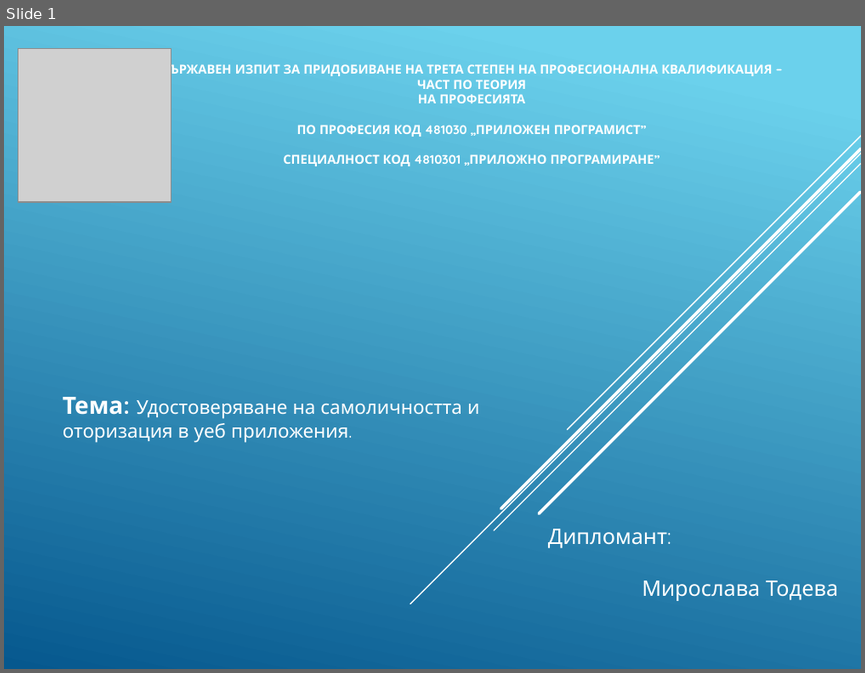
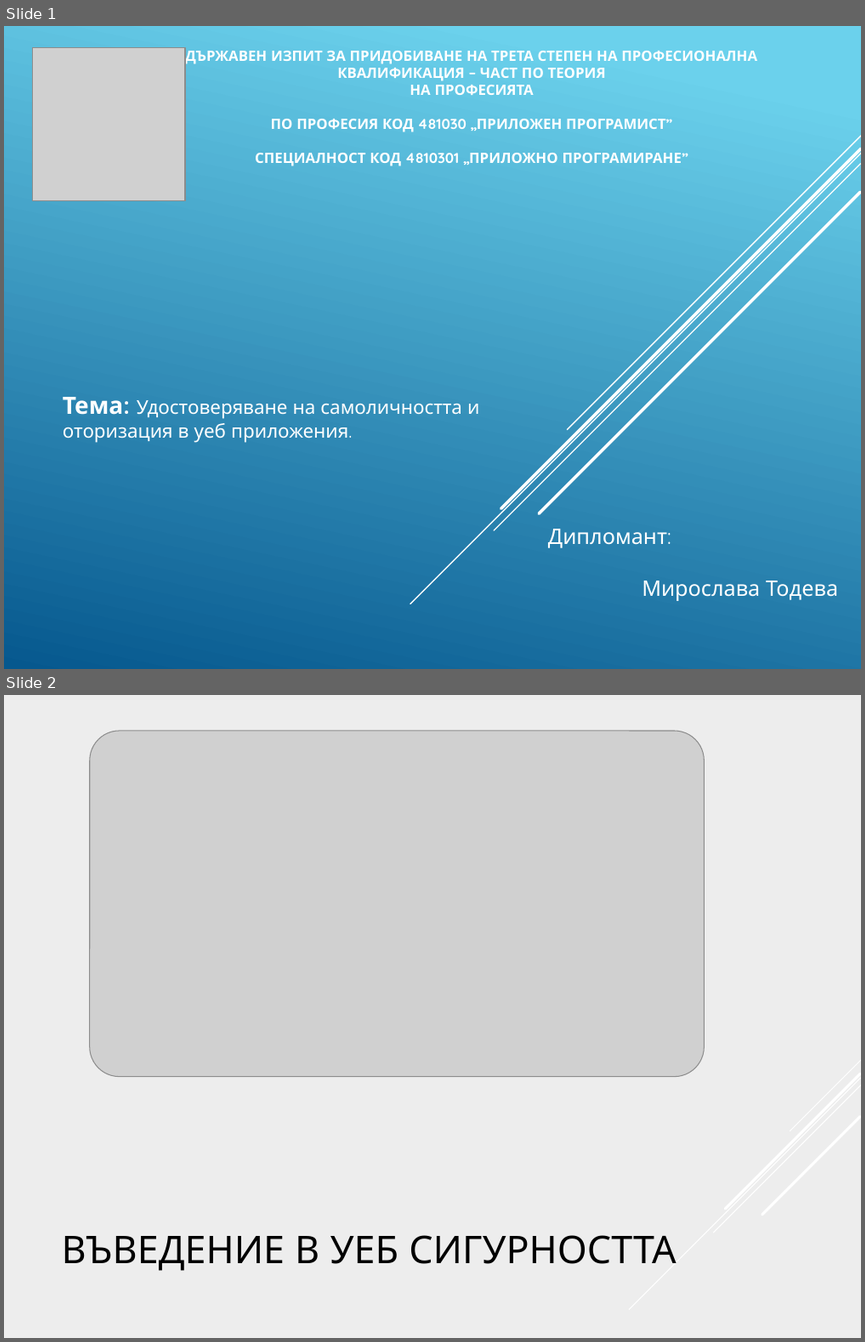
Before and after one commit to pgee-dzi2024/Theme_2501, a slide deck: dr/Защита.pptx. Shown one above the other, each under a label of ours: slide 1 before the commit, slides 1 and 2 after it. The pictures are 865x673 and 865x1342 pixels, drawn with LibreOffice and Linux fonts; fonts in the diff are those of the drawing; grey boxes stand for pictures. Boxes give left, top, right and bottom in pixels: in the first picture for what was removed or moved away, otherwise in the second. Text is boxed around its words. In the diff, an @@ line names an element or a change of style, - is before the commit and + after.

```diff
--- a/dr/Защита.pptx
+++ b/dr/Защита.pptx
@@ slide 2 added at (x1=4, y1=695, x2=861, y2=1338), background #EEEEEE @@
@@ picture added at (x1=90, y1=731, x2=704, y2=1077) @@
@@ group added at (x1=630, y1=1060, x2=861, y2=1310): 5 lines @@
@@ title added at (x1=62, y1=1235, x2=676, y2=1270), 32 pt, text #000000 @@
+ВЪВЕДЕНИЕ В УЕБ СИГУРНОСТТА
@@ slide 1 changed as well @@
@@ picture moved from (x1=18, y1=49, x2=171, y2=203) to (x1=32, y1=47, x2=185, y2=201) @@
@@ title "ДЪРЖАВЕН ИЗПИТ ЗА ПРИДОБИВАНЕ НА ..." at (x1=185, y1=47, x2=757, y2=166): size 10.5 to 12 pt @@
```
Also in this commit, not shown: 10 other slides added, 3 other files.
